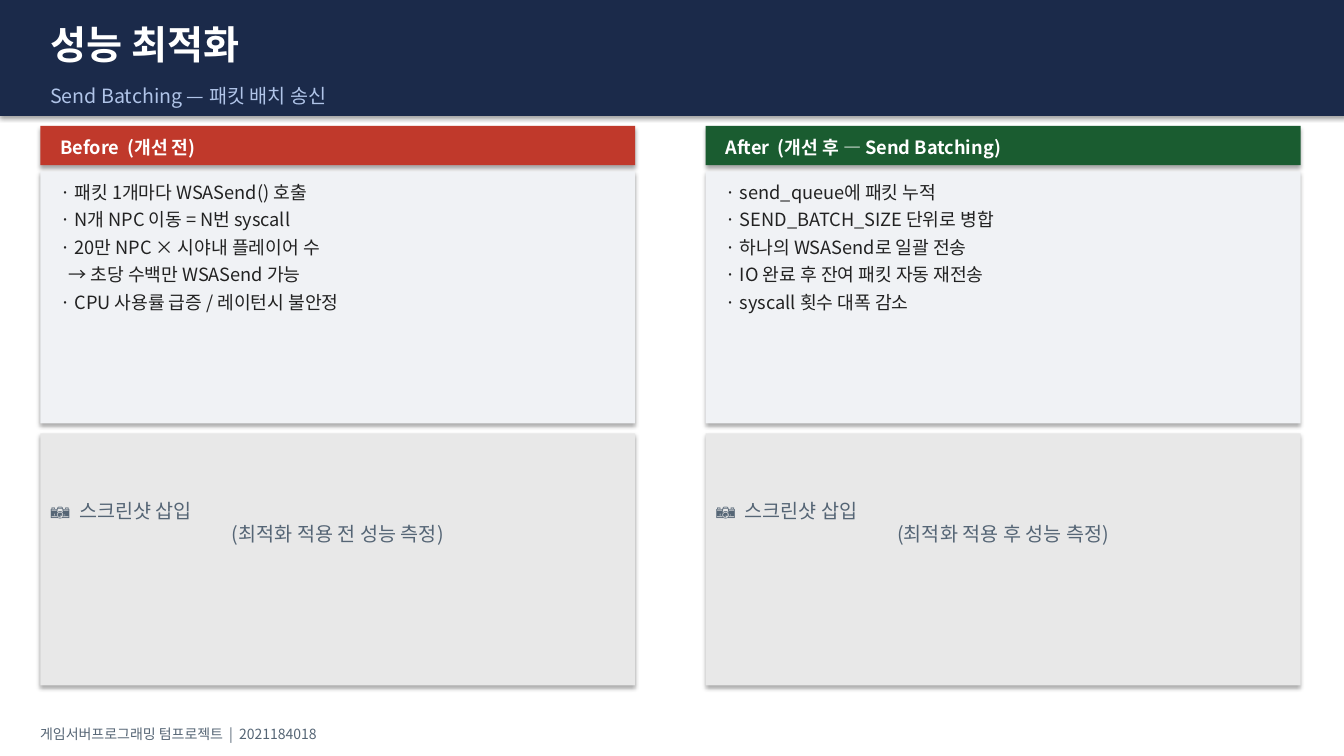
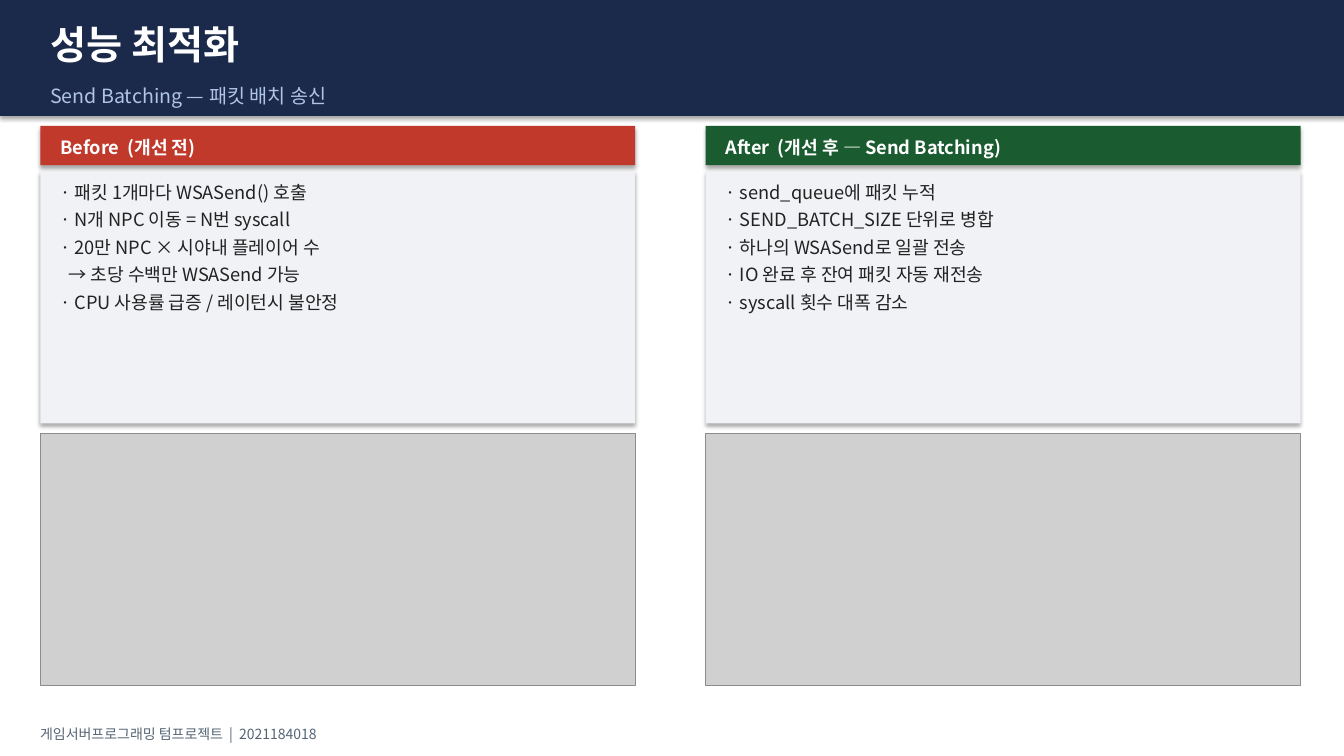
Before and after one commit to SYJ1029/4_1_GameServer_TermProj, a slide deck: slide 9 of docs/발표자료.pptx. Drawn at 1344x756 pixels with LibreOffice and Linux fonts; fonts in the diff are those of the drawing; grey boxes stand for pictures. Boxes give left, top, right and bottom in pixels: in the first picture for what was removed or moved away, otherwise in the second. Text is boxed around its words. In the diff, an @@ line names an element or a change of style, - is before the commit and + after.

Commit message:
방향성 추가에 따른 개편
성능 측정도 프로토콜 변경에 맞춰서 개편

스킬도 기존 공격의 스킬구조 를 바꾸고 원거리 기술이 추가됨

```diff
--- a/docs/발표자료.pptx
+++ b/docs/발표자료.pptx
@@ rectangle removed at <box>40,434,635,686</box> @@
@@ picture added at <box>40,434,635,686</box> @@
@@ rectangle removed at <box>706,434,1301,686</box> @@
@@ picture added at <box>706,434,1301,686</box> @@
@@ text removed at <box>79,502,444,545</box> @@
-📷 스크린샷 삽입
-(최적화 적용 전 성능 측정)
@@ text removed at <box>745,502,1109,545</box> @@
-📷 스크린샷 삽입
-(최적화 적용 후 성능 측정)
```
Also in this commit, not shown: 10 other files.
